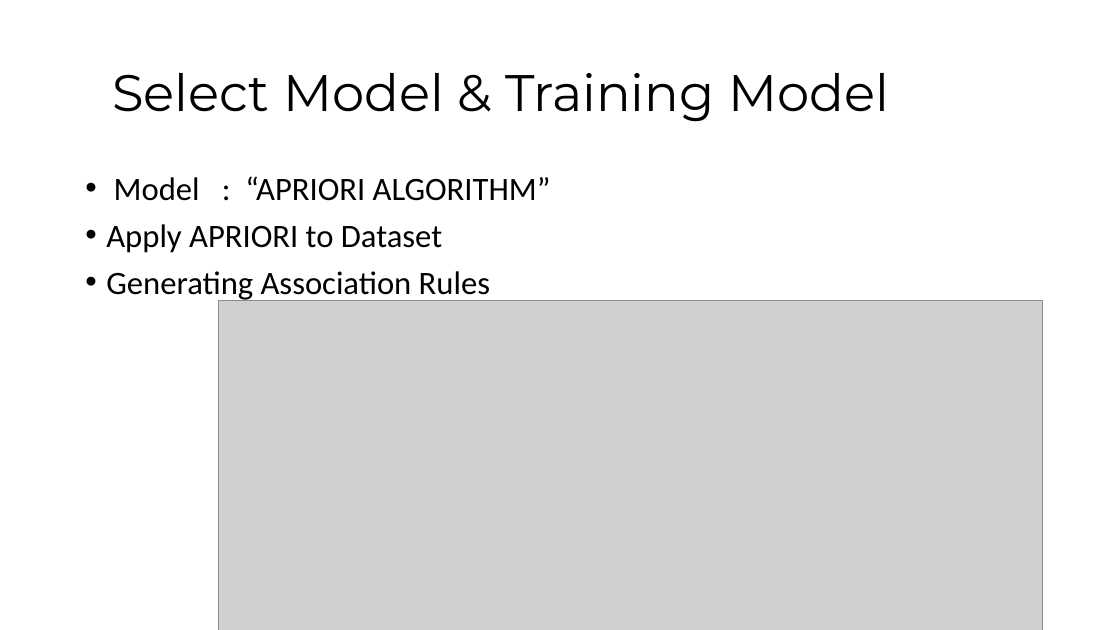
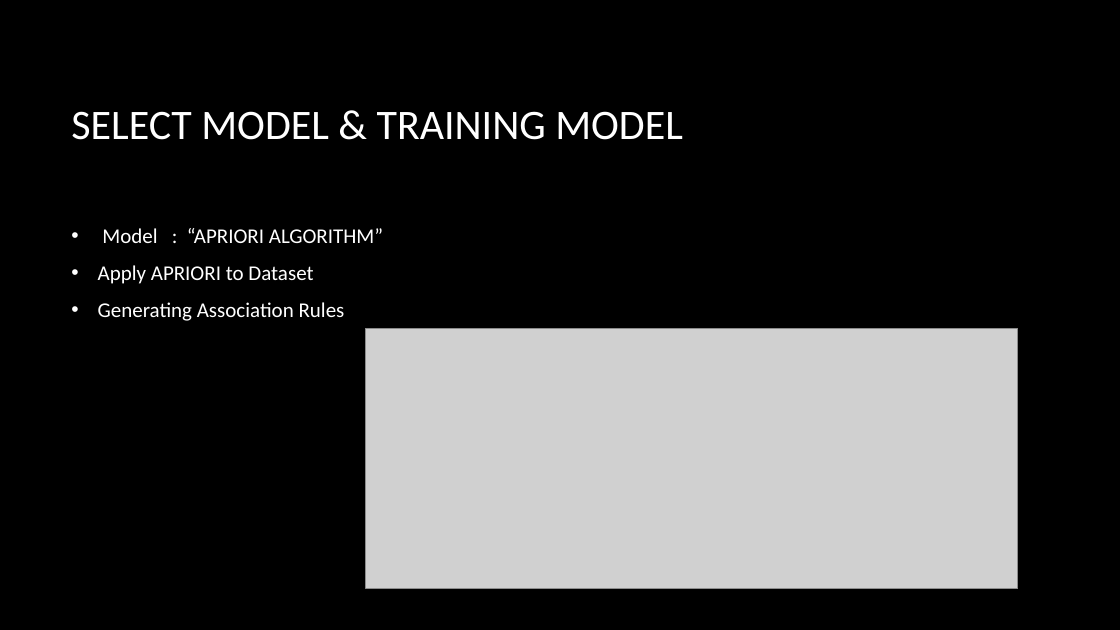
Before and after one commit to keerthiratna/Grocery-Genius-Smart-grocery-shopping-Assistance-with-basket-analysis, a slide deck: slide 9 of MARKET BASKET ANALYSIS PRESENTATION PPT.pptx (slide 10 before the commit). Drawn at 1120x630 pixels with LibreOffice and Linux fonts; fonts in the diff are those of the drawing; grey boxes stand for pictures; background and template pictures are left out. Boxes give left, top, right and bottom in pixels: in the first picture for what was removed or moved away, otherwise in the second. Text is boxed around its words. In the diff, an @@ line names an element or a change of style, - is before the commit and + after.

```diff
--- a/MARKET BASKET ANALYSIS PRESENTATION PPT.pptx
+++ b/MARKET BASKET ANALYSIS PRESENTATION PPT.pptx
@@ background #FFFFFF to picture (left out) @@
@@ title at <box>71,111,683,140</box>: text changed; size 44 to 36 pt; font Montserrat to Calibri; text colour #000000 to #FFFFFF @@
-Select Model & Training Model
+SELECT MODEL & TRAINING MODEL
@@ text "Model : “APRIORI ALGORITHM”": place and size @@
-text "Model : “APRIORI ALGORITHM”" at <box>106,176,551,302</box>
+text "Model : “APRIORI ALGORITHM”" at <box>98,228,383,321</box>
@@ text "Model : “APRIORI ALGORITHM”" at <box>98,228,383,321</box>: size 28 to 18 pt, text colour #000000 to #FFFFFF; indent changed; line spacing 0.9 to 1; vertical alignment top to middle @@
@@ picture: place and size @@
-picture at <box>218,301,1043,630</box>
+picture at <box>365,329,1017,589</box>
```
Also in this commit, not shown: 23 other slides changed, 3 slides added, 3 slides removed, 1 other file.
